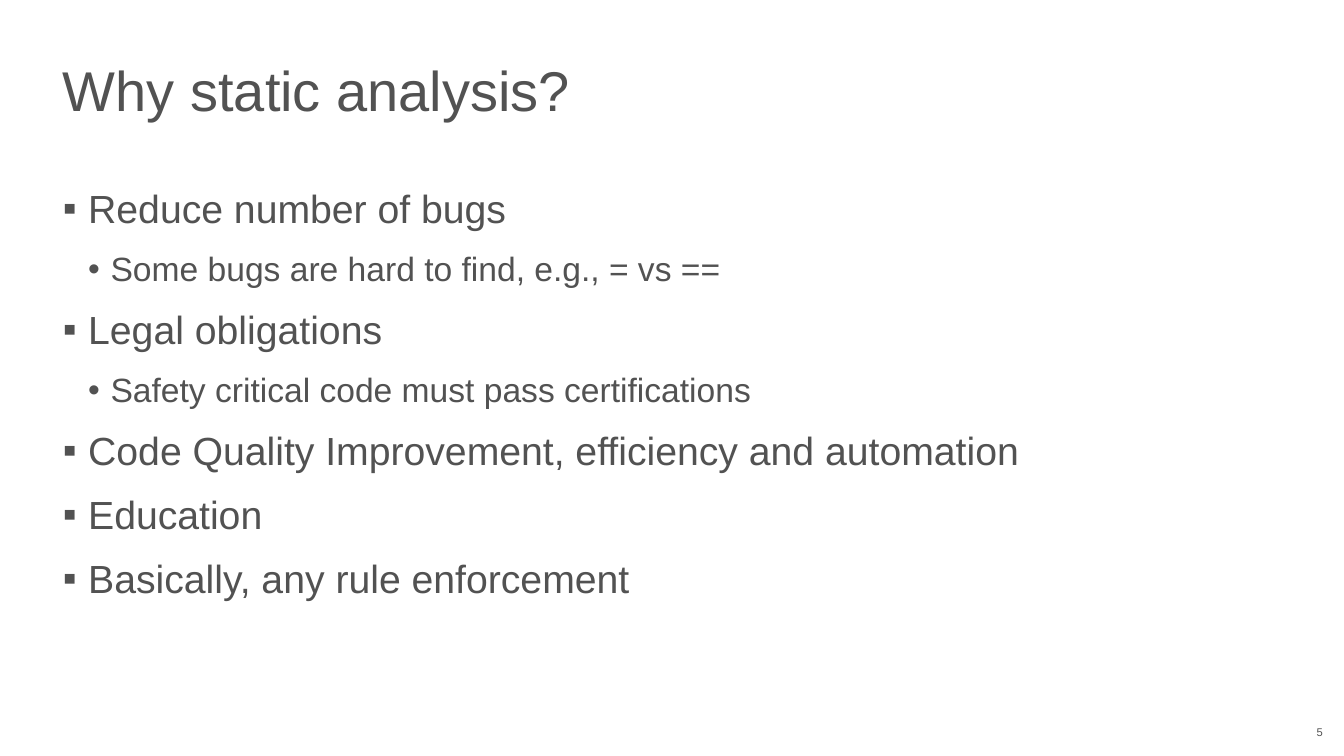
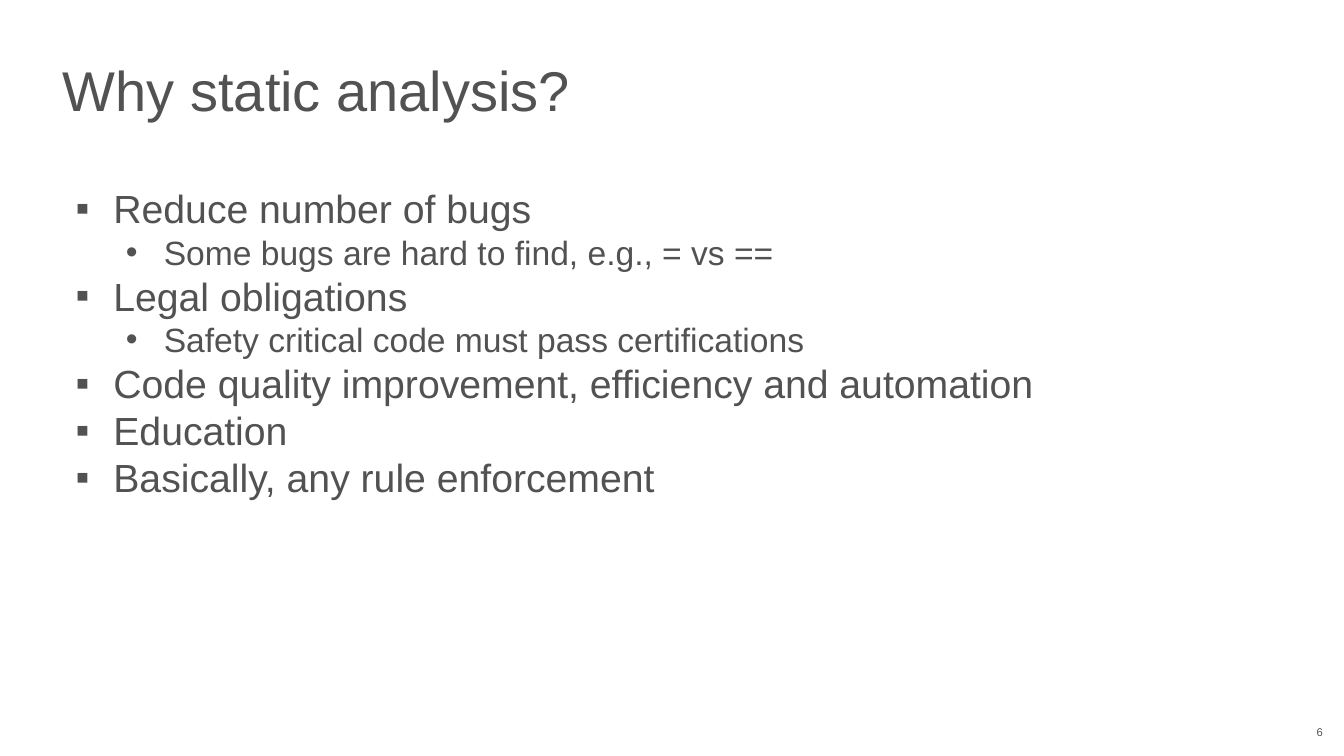
Before and after one commit to NN-complr-tech/Complr-course-lectures, a slide deck: slide 6 of 03-Clang-AST-and-static-analysis.pptx (slide 5 before the commit). Drawn at 1344x756 pixels with LibreOffice and Linux fonts; fonts in the diff are those of the drawing. Boxes give left, top, right and bottom in pixels: in the first picture for what was removed or moved away, otherwise in the second. Text is boxed around its words. In the diff, an @@ line names an element or a change of style, - is before the commit and + after.

Commit message:
Add 03-Clang-AST-and-static-analysis slides (2026)

```diff
--- a/03-Clang-AST-and-static-analysis.pptx
+++ b/03-Clang-AST-and-static-analysis.pptx
@@ text at (x1=113, y1=194, x2=804, y2=500): indent changed; less space between paragraphs @@
@@ text at (x1=113, y1=369, x2=1033, y2=406): text changed @@
-▪ Code Quality Improvement, efficiency and automation
+▪ Code quality improvement, efficiency and automation
```
Also in this commit, not shown: 15 other slides changed, 4 slides added, 2 slides removed.
